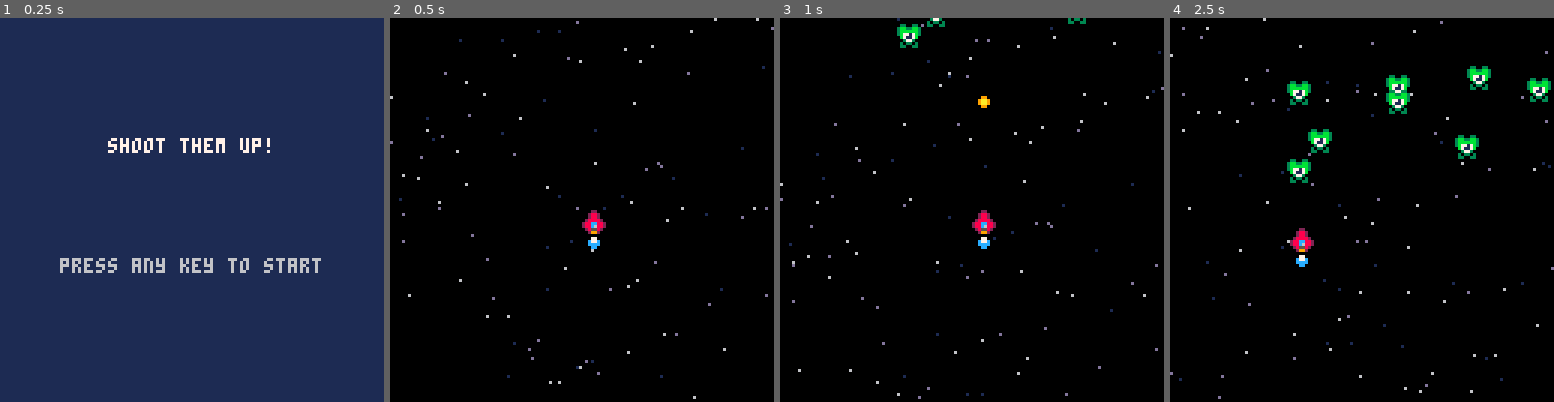
Above: before the commit, frames 1-4 (left to right).
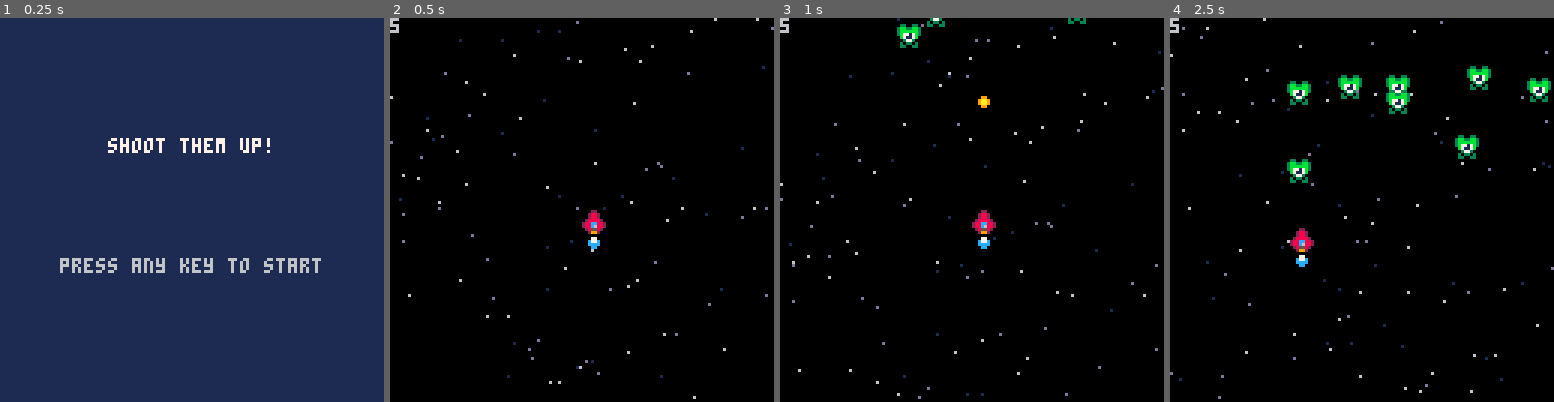
Above: after the commit, the same moments.

Repository: gabriel-jm/pico8-games
Game: PICO-8 cartridge shmup.p8
The game is run twice, just before and just after one commit, with the same random seed, the same clock (stepped at 60 frames per second) and the same inputs.
Inputs:
- Up to frame 1 (0.25 s): no input
- Up to frame 2 (0.5 s): tap O (Z key) at 0.33 s
- Up to frame 3 (1 s): tap O (Z key) at 0.7 s
- Up to frame 4 (2.5 s): tap X (X key) at 1.07, 2.07, 2.4 s; tap O (Z key) at 1.43, 2.22 s; hold Left 1.97-2.37 s; hold Down from 2.42 s (still down)

Frame 1 is identical in both runs. In frame 2, less than 0.1% of the frame differs, in the area x 0-3%, y 0-4%; in frame 3, less than 0.1%; in frame 4, 0.6%, in the area x 0-50%, y 0-36%.

Commit message:
shmup - add collision detection

Diff:
--- a/shmup.p8
+++ b/shmup.p8
@@ -30,6 +30,8 @@
 		spr=2
 	}
 
+	lives=5
+
 	flame_spr=5
 
 	bullets={}
@@ -95,6 +97,15 @@
 	return blink_colors[
 		flr((blinkt/7)%5+1)
 	]
+end
+
+function has_collision(a,b)
+	if (a.y>b.y+7) return false
+	if (b.y>a.y+7) return false
+	if (a.x>b.x+7) return false
+	if (b.x>a.x+7) return false
+
+	return true
 end
 -->8
 -- update
@@ -139,20 +150,26 @@
 		if e.y>128 then
 			del(enemies,e)
 		end
+
+		if has_collision(e,ship) then
+			lives-=1
+			sfx(1)
+			del(enemies,e)
+		end
 	end)
 
 	ship.x+=ship.sx
 	ship.y+=ship.sy
 
+	ship.x=mid(0,ship.x,127-8)
+	ship.y=mid(0,ship.y,127-8)
+
 	foreach(bullets,function(b)
 		b.y-=4
 
 		foreach(enemies,function(e)
-			if
-				b.x+8>e.x
-				and b.x<e.x+8
-				and b.y+4<e.y+8
-			then
+			if has_collision(e,b) then
+				sfx(1)
 				del(enemies,e)
 				del(bullets,b)
 			end
@@ -170,9 +187,6 @@
 	end
 
 	muzzle=max(0,muzzle-1)
-
-	ship.x=mid(0,ship.x,127-8)
-	ship.y=mid(0,ship.y,127-8)
 
 	update_stars()
 end
@@ -213,6 +227,7 @@
 			7
 		)
 	end
+	print(lives)
 end
 
 function draw_sprites(list)
--- a/test/bullet.lua
+++ b/test/bullet.lua
@@ -7,3 +7,7 @@
     end
   }
 end
+
+function update_bullet()
+
+end
--- a/test/init.lua
+++ b/test/init.lua
@@ -1,10 +1,24 @@
+-- init
+
 function _init()
+  upd=update_game
+  drw=draw_game
+
   ship = {
     x = 64,
     y = 64,
     sx = 0,
     sy = 0,
   }
+
+  stars={}
+  for i=1,100 do
+    add(stars, {
+      x=flr(rnd(128)),
+      y=flr(rnd(128)),
+      spr=rnd(1.5)+0.5
+    })
+  end
 end
 
 function _draw()
--- /dev/null
+++ b/test/update.lua
@@ -0,0 +1,13 @@
+-- update
+
+function update_game()
+  ship.sx,ship.sy = 0,0
+
+  if (btn(0)) ship.sx = -2
+  if (btn(1)) ship.sx = 2
+  if (btn(2)) ship.sy = -2
+  if (btn(3)) ship.sy = 2
+
+  ship.x += ship.sx
+  ship.y += ship.sy
+end
Not shown, changed: the sound effects (__sfx__) section of shmup.p8
